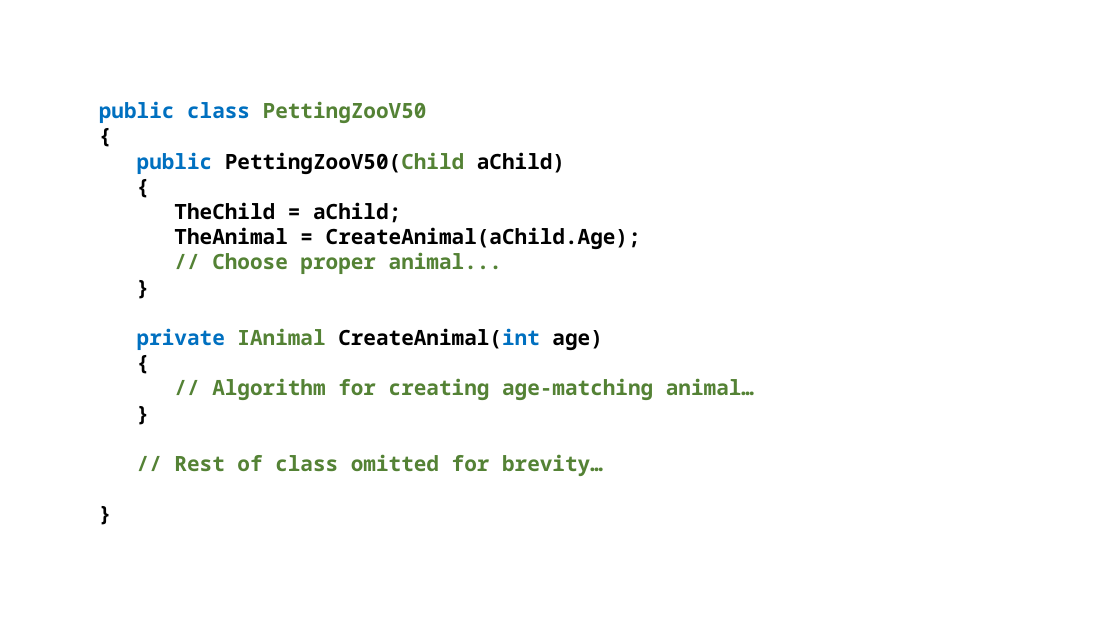
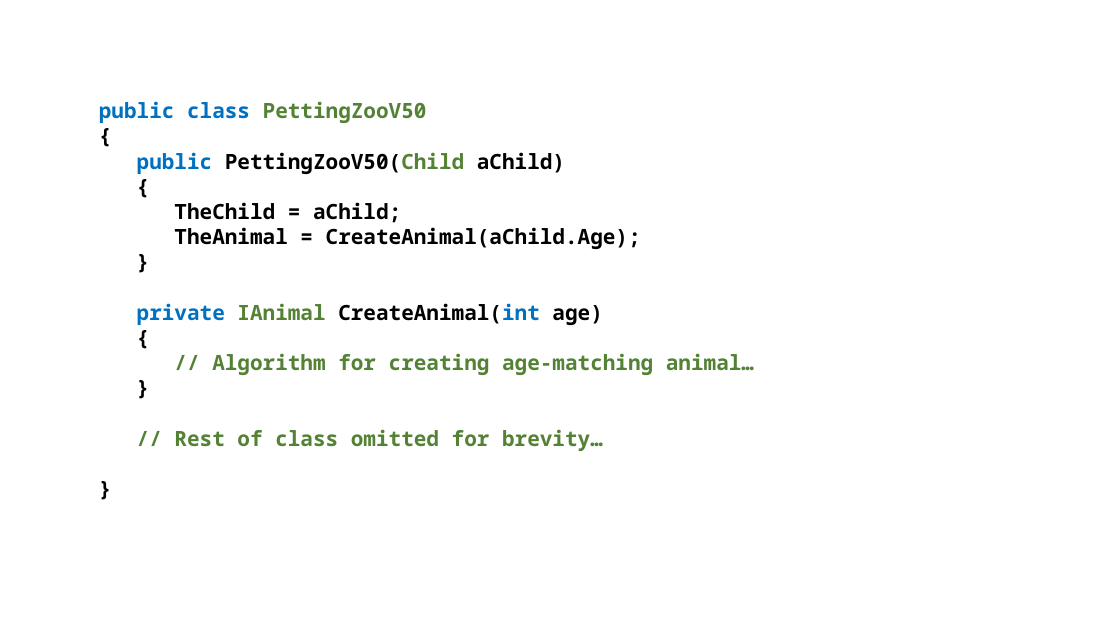
Before and after one commit to perl-easj/Teaching-materials, a slide deck: slide 27 of CSharpProgramming/Presentations/OOProgPartIII/FactoryMethod.pptx (slide 26 before the commit). Drawn at 1120x630 pixels with LibreOffice and Linux fonts; fonts in the diff are those of the drawing. Boxes give left, top, right and bottom in pixels: in the first picture for what was removed or moved away, otherwise in the second. Text is boxed around its words. In the diff, an @@ line names an element or a change of style, - is before the commit and + after.

```diff
--- a/CSharpProgramming/Presentations/OOProgPartIII/FactoryMethod.pptx
+++ b/CSharpProgramming/Presentations/OOProgPartIII/FactoryMethod.pptx
@@ text at (212, 252, 502, 274): paragraph removed @@
-// Choose proper animal...
```
Also in this commit, not shown: 11 other slides changed, 2 slides added, 3 other files.
